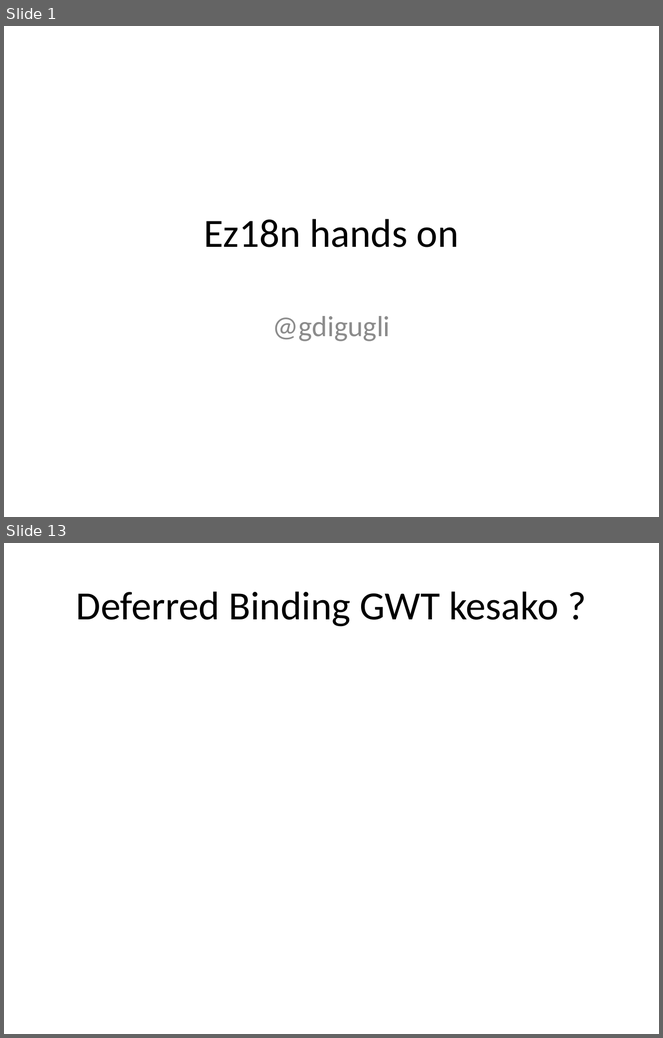
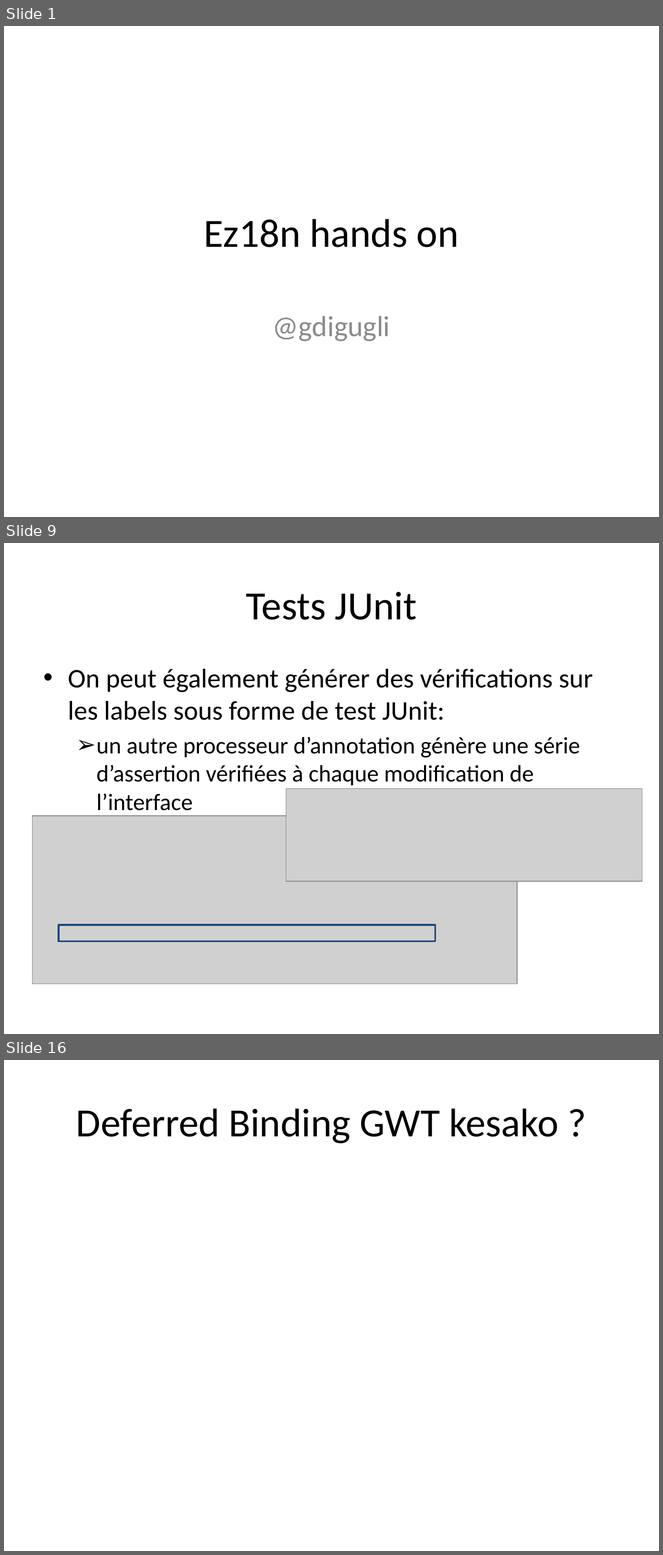
Before and after one commit to dbaeli/ez18n, a slide deck: ez18n-slides/ez18n_hands_on.pptx. Shown one above the other, each under a label of ours: slides 1 and 13 before the commit, slides 1, 9 and 16 after it; the slides between them are not shown. The pictures are 663x1038 and 663x1555 pixels, drawn with LibreOffice and Linux fonts; fonts in the diff are those of the drawing; grey boxes stand for pictures; background and template pictures are left out. Boxes give left, top, right and bottom in pixels: in the first picture for what was removed or moved away, otherwise in the second. Text is boxed around its words. In the diff, an @@ line names an element or a change of style, - is before the commit and + after.

```diff
--- a/ez18n-slides/ez18n_hands_on.pptx
+++ b/ez18n-slides/ez18n_hands_on.pptx
@@ slide 9 added at (4,543,659,1034), background picture (left out) @@
@@ title added at (246,592,417,620), 44 pt, text #000000 @@
+Tests JUnit
@@ text added at (68,669,593,816), 25.9 pt, text #000000 @@
+• On peut également générer des vérifications sur les labels sous forme de test JUnit:
+  ➢ un autre processeur d’annotation génère une série d’assertion vérifiées à chaque modification de l’interface
@@ picture added at (286,788,642,882) @@
@@ picture added at (32,816,517,984) @@
@@ rectangle added at (59,925,435,941), outline #1F497D 2 pt @@
@@ what was slide 13 is now slide 16 @@
```
Also in this commit, not shown: 13 slides changed, 3 other slides added, 1 slide removed, 14 other files.
